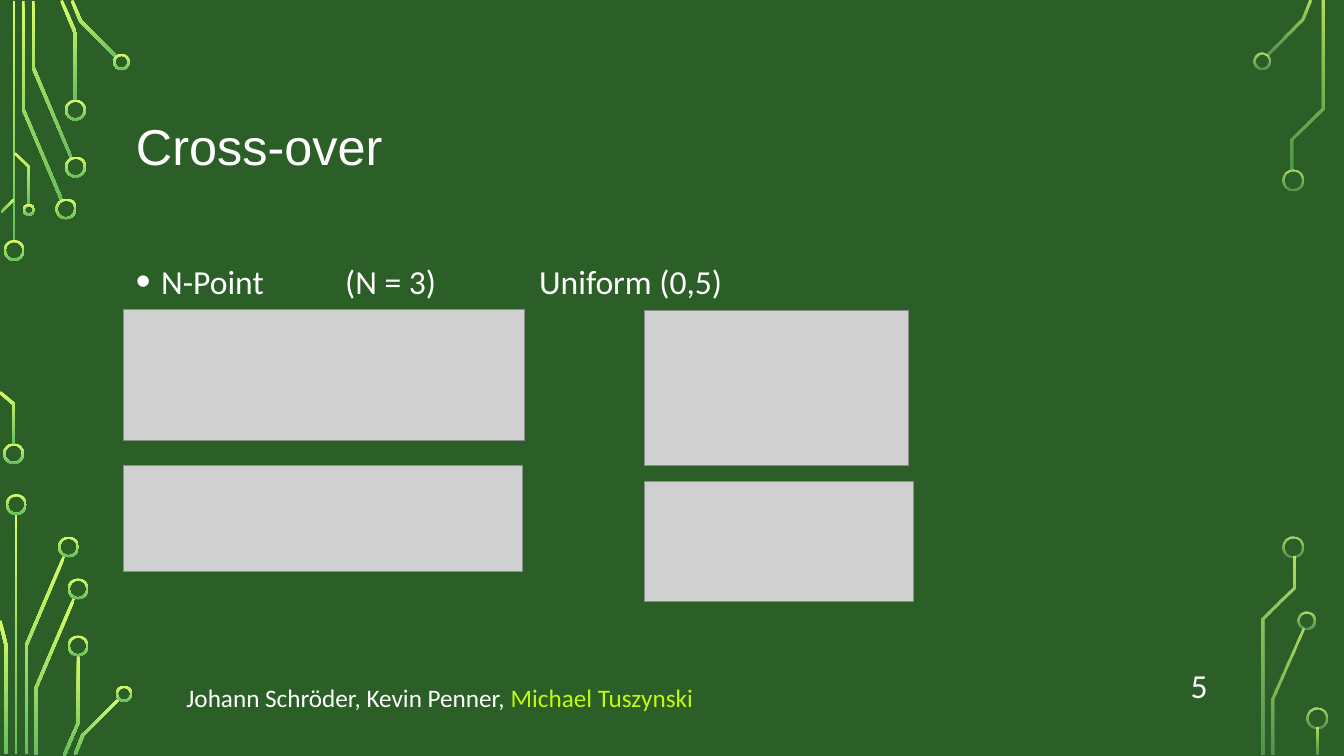
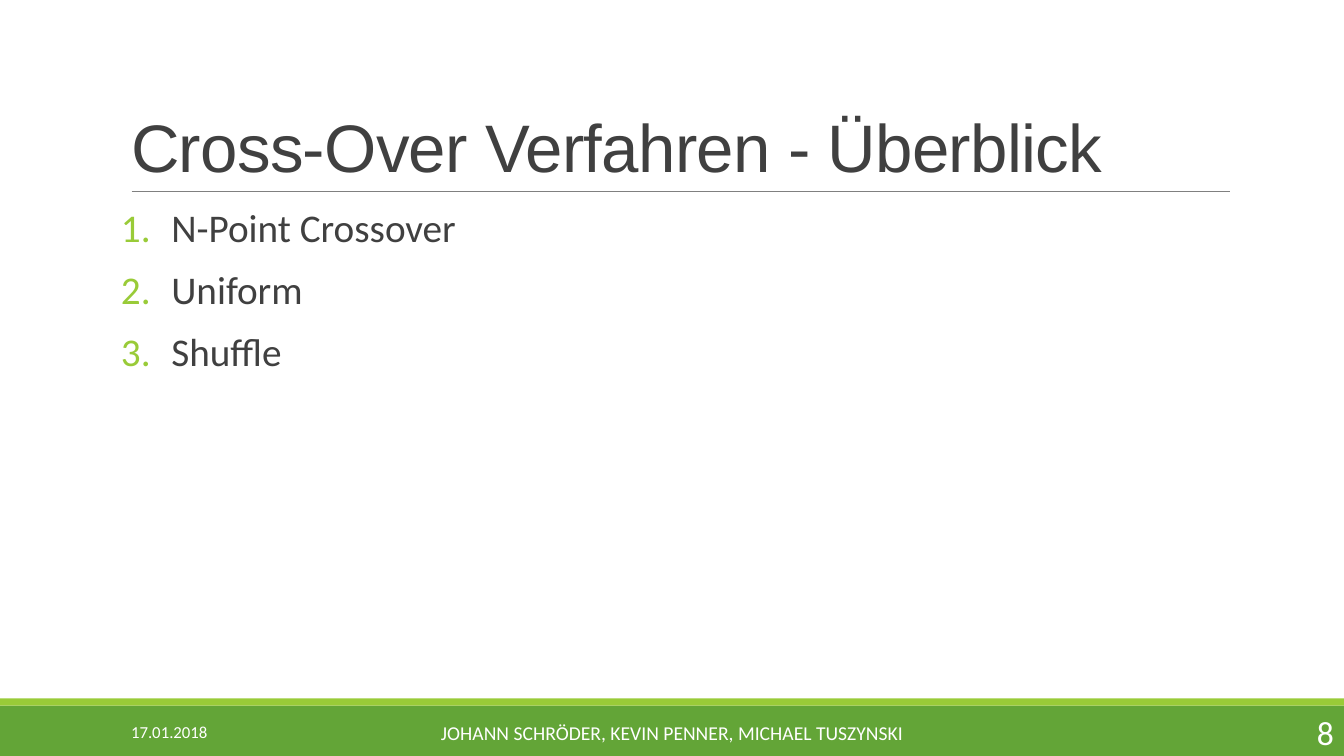
Before and after one commit to jschroeder89/genetic_algorithm, a slide deck: slide 8 of Präsentation/BMO_Genetischer_Algorithmus_JKM.pptx (slide 5 before the commit). Drawn at 1344x756 pixels with LibreOffice and Linux fonts; fonts in the diff are those of the drawing; grey boxes stand for pictures; background and template pictures are left out. Boxes give left, top, right and bottom in pixels: in the first picture for what was removed or moved away, otherwise in the second. Text is boxed around its words. In the diff, an @@ line names an element or a change of style, - is before the commit and + after.

```diff
--- a/Präsentation/BMO_Genetischer_Algorithmus_JKM.pptx
+++ b/Präsentation/BMO_Genetischer_Algorithmus_JKM.pptx
@@ background picture (left out) to #FFFFFF @@
@@ title "Cross-Over Verfahren - Überblick" at (x1=131, y1=119, x2=1102, y2=173): vertical alignment middle to bottom @@
@@ title at (x1=131, y1=119, x2=1102, y2=173): text changed; size 36 to 48 pt; text colour #FFFFFF to #404040 @@
-Cross-over
+Cross-Over Verfahren - Überblick
@@ line added from (132, 192) to (1231, 192), #808080 0.5 pt @@
@@ text at (x1=171, y1=215, x2=456, y2=367): text changed; size 24 to 28 pt; text colour #FFFFFF to #404040 @@
-• N-Point (N = 3) Uniform (0,5)
+1. N-Point Crossover
+2. Uniform
+3. Shuffle
@@ picture removed at (x1=124, y1=310, x2=525, y2=441) @@
@@ picture removed at (x1=645, y1=311, x2=908, y2=465) @@
@@ picture removed at (x1=124, y1=465, x2=523, y2=571) @@
@@ picture removed at (x1=645, y1=482, x2=914, y2=602) @@
@@ page number removed at (x1=1191, y1=676, x2=1208, y2=698) @@
-5
@@ rectangle added at (x1=0, y1=706, x2=1344, y2=756), fill #63A537 @@
@@ rectangle added at (x1=0, y1=699, x2=1344, y2=706), fill #99CB38 @@
@@ text "JOHANN SCHRÖDER, KEVIN PENNER, MICHAEL ..." at (x1=441, y1=724, x2=903, y2=743): vertical alignment top to middle @@
@@ text added at (x1=131, y1=726, x2=207, y2=738), 12 pt, text #FFFFFF @@
+17.01.2018
@@ text at (x1=441, y1=724, x2=903, y2=743): text changed; size 18 to 14 pt @@
-Johann Schröder, Kevin Penner, Michael Tuszynski
+JOHANN SCHRÖDER, KEVIN PENNER, MICHAEL TUSZYNSKI
@@ group removed at (x1=0, y1=0, x2=1328, y2=756): 33 freeform shapes, 3 rectangles @@
@@ page number added at (x1=1317, y1=722, x2=1334, y2=746), 24 pt, text #FFFFFF @@
+8
```
Also in this commit, not shown: 10 other slides changed, 8 slides added, 6 slides removed, 2 other files.
